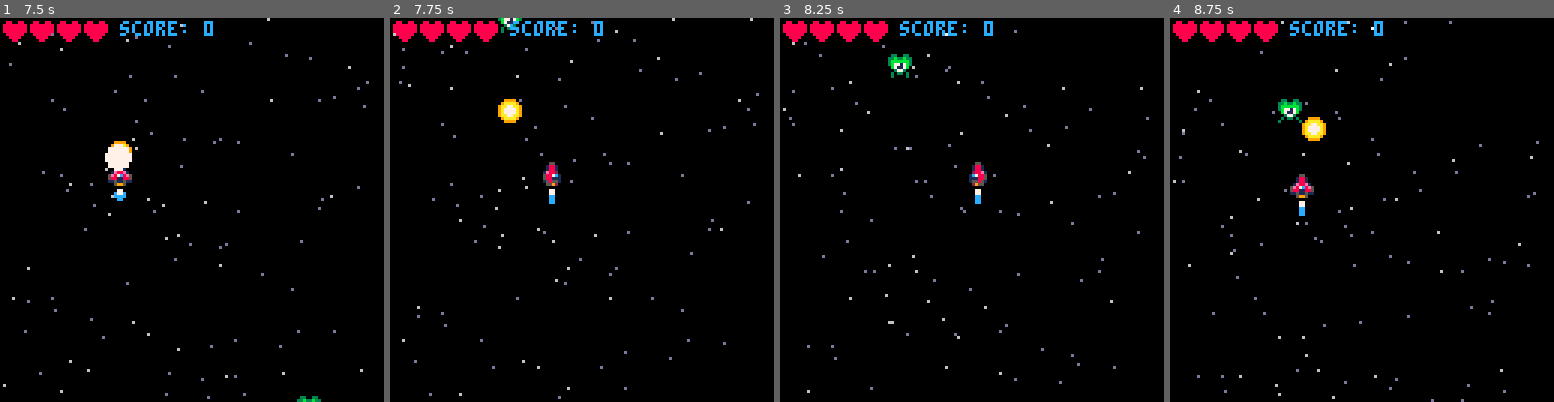
Above: before the commit, frames 1-4 (left to right).
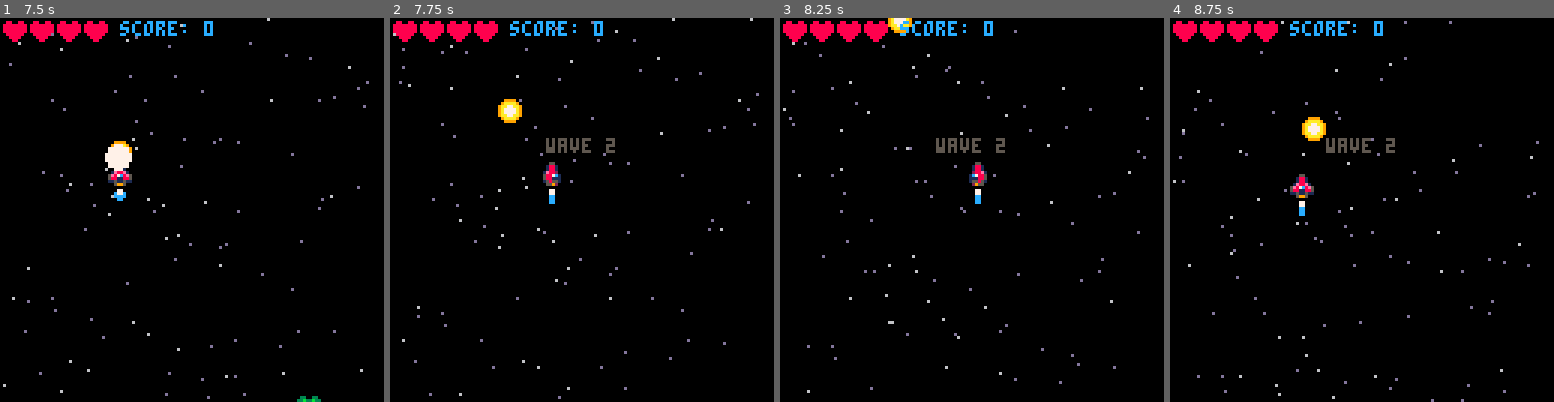
Above: after the commit, the same moments.

Repository: CRBroughton/pico-8-hero
Game: PICO-8 cartridge src/pico-8-hero.p8
The game is run twice, just before and just after one commit, with the same random seed, the same clock (stepped at 60 frames per second) and the same inputs.
Inputs:
- Up to frame 1 (7.5 s): tap X (X key) at 0.33, 1.07, 1.85, 2.97, 4.08, 5.2, 6.32, 7.43 s; tap O (Z key) at 0.7, 1.7, 2.1, 2.5, 2.9, 3.3, 3.7, 4.1, 4.5, 4.9, 5.3, 5.7, 6.1, 6.5, 6.9, 7.3 s; hold Right 1.6-2.1 s; hold Up 2.15-2.42 s; hold Right 2.47-3.03 s; hold Left 3.08-3.58 s; hold Down 3.63-3.97 s; hold Right 4.02-4.68 s; hold Up 4.73-5.03 s; hold Left 5.08-5.68 s; hold Down 5.73-6.03 s; hold Right 6.08-6.58 s; hold Right 6.63-7.13 s; hold Up 7.18-7.45 s
- Up to frame 2 (7.75 s): hold Right from 7.5 s (still down); tap O (Z key) at 7.7 s
- Up to frame 3 (8.25 s): release Right at 8.07 s; tap O (Z key) at 8.1 s; hold Left from 8.12 s (still down)
- Up to frame 4 (8.75 s): tap O (Z key) at 8.5 s; tap X (X key) at 8.55 s; release Left at 8.62 s; hold Down from 8.67 s (still down)

Frame 1 is identical in both runs. In frame 2, 0.4% of the frame differs, in the area x 28-59%, y 0-36%; in frame 3, 0.8%; in frame 4, 0.6%.

Commit message:
fix(scenes): :bug: next wave is possible once all enemies have left the screen

Diff:
--- a/src/update.lua
+++ b/src/update.lua
@@ -65,11 +65,6 @@
                     sfx(2)
                     score += 1
                     createparticle(enemy.x + 4, enemy.y + 4)
-
-                    -- checks for wave finished
-                    if #enemies == 0 then
-                        nextwave()
-                    end
                 end
             end
         end
@@ -87,7 +82,6 @@
 
         if enemy.y > 128 then
             del(enemies, enemy)
-            spawnenemy()
         end
     end
 
@@ -145,6 +139,11 @@
     end
 
     animatestars()
+
+    -- checks for wave finished
+    if mode == "game" and #enemies == 0 then
+        nextwave()
+    end
 end
 
 function update_start()
